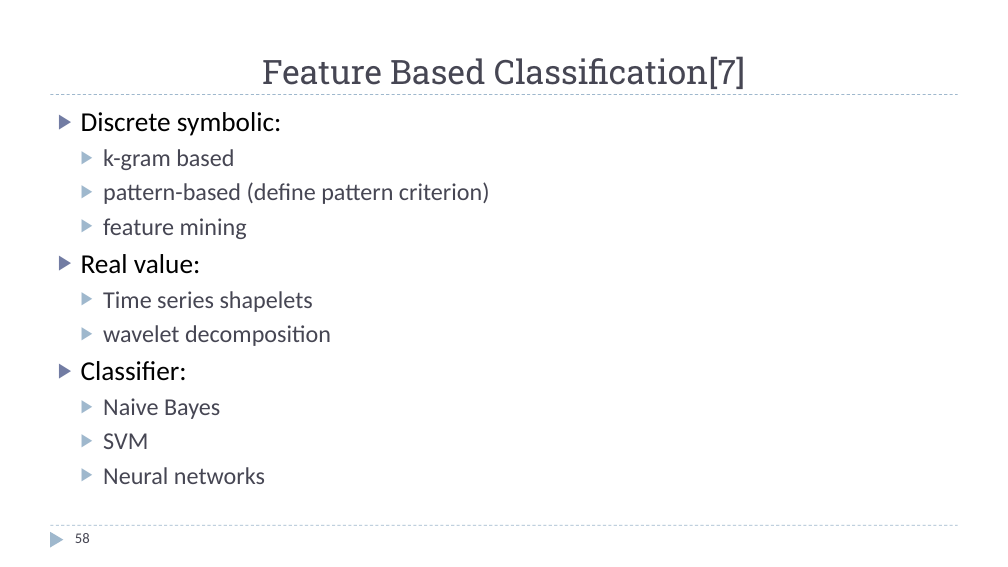
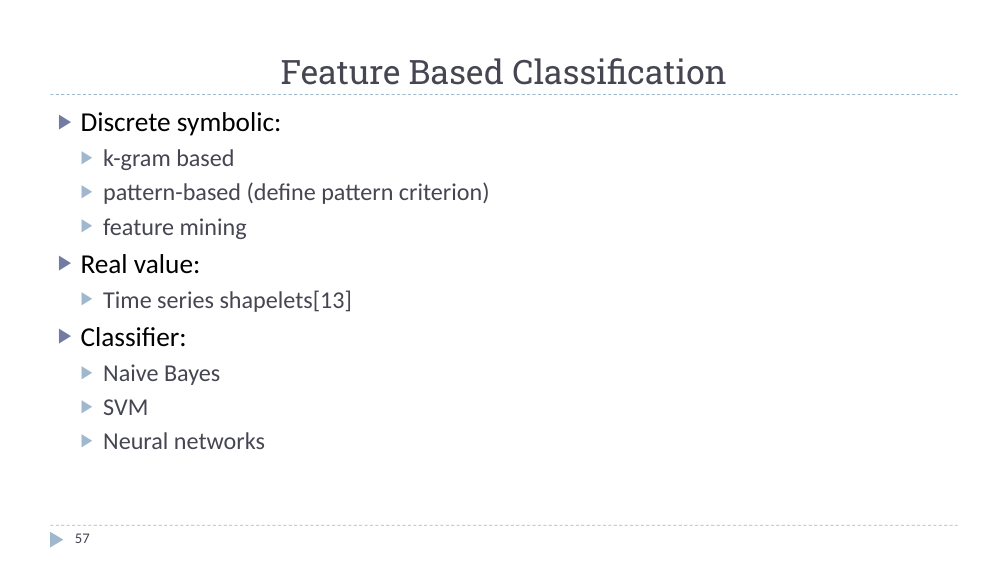
Before and after one commit to zixiaojindao/time-series-survey, a slide deck: slide 57 of slide/tsdm.pptx (slide 58 before the commit). Drawn at 1008x567 pixels with LibreOffice and Linux fonts; fonts in the diff are those of the drawing. Boxes give left, top, right and bottom in pixels: in the first picture for what was removed or moved away, otherwise in the second. Text is boxed around its words. In the diff, an @@ line names an element or a change of style, - is before the commit and + after.

```diff
--- a/slide/tsdm.pptx
+++ b/slide/tsdm.pptx
@@ title at (281,58,726,85): text changed @@
-Feature Based Classification[7]
+Feature Based Classification
@@ text at (103,290,353,312): text changed @@
-  ▶ Time series shapelets
-  ▶ wavelet decomposition
+  ▶ Time series shapelets[13]
@@ page number at (75,533,90,543): text changed @@
-58
+57
```
Also in this commit, not shown: 4 other slides changed, 1 slide removed, 1 other file.
